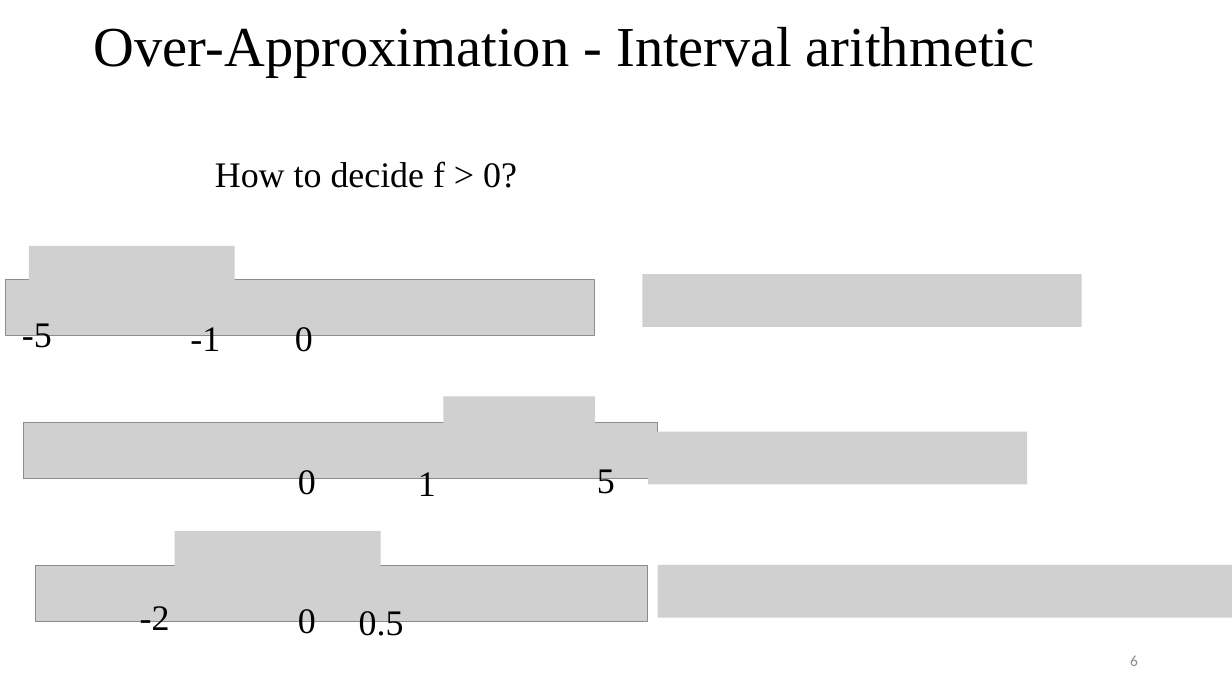
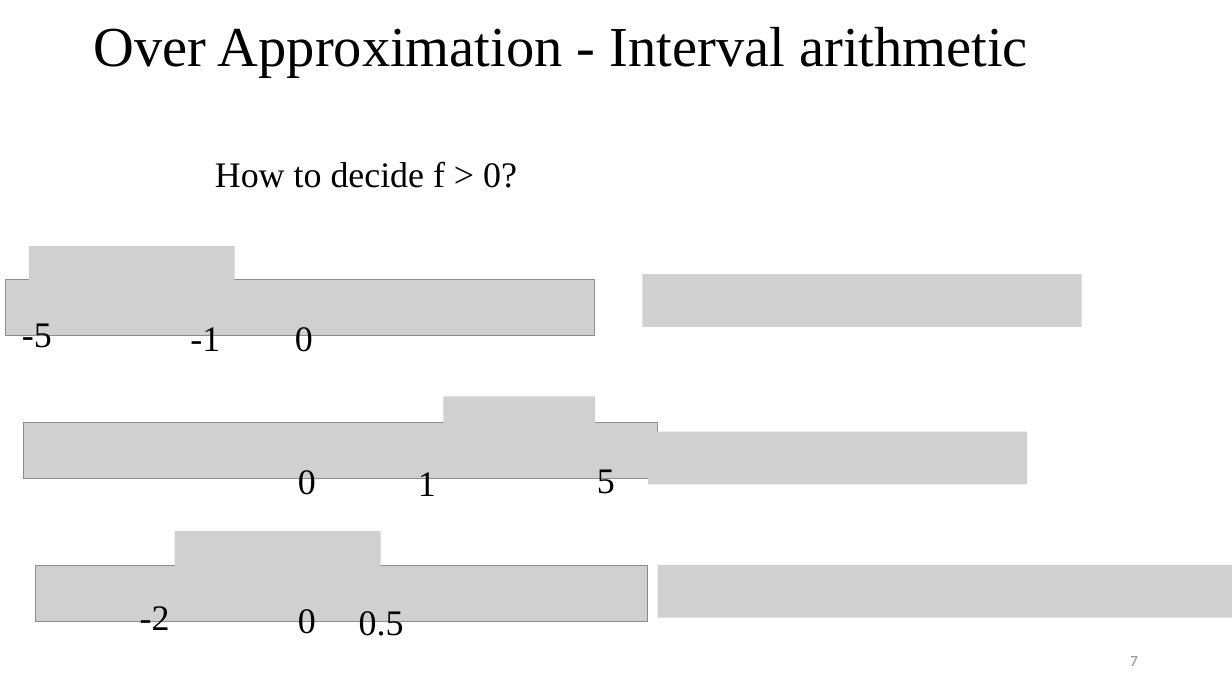
Before and after one commit to tungvx/raSAT, a slide deck: slide 7 of report/thesis/presentation.pptx (slide 6 before the commit). Drawn at 1232x693 pixels with LibreOffice and Linux fonts; fonts in the diff are those of the drawing; grey boxes stand for pictures. Boxes give left, top, right and bottom in pixels: in the first picture for what was removed or moved away, otherwise in the second. Text is boxed around its words. In the diff, an @@ line names an element or a change of style, - is before the commit and + after.

```diff
--- a/report/thesis/presentation.pptx
+++ b/report/thesis/presentation.pptx
@@ title at <box>94,26,1028,77</box>: text changed @@
-Over-Approximation - Interval arithmetic
+Over Approximation - Interval arithmetic
@@ page number at <box>1130,656,1138,666</box>: text changed @@
-6
+7
```
Also in this commit, not shown: 9 other slides changed, 1 slide added.
